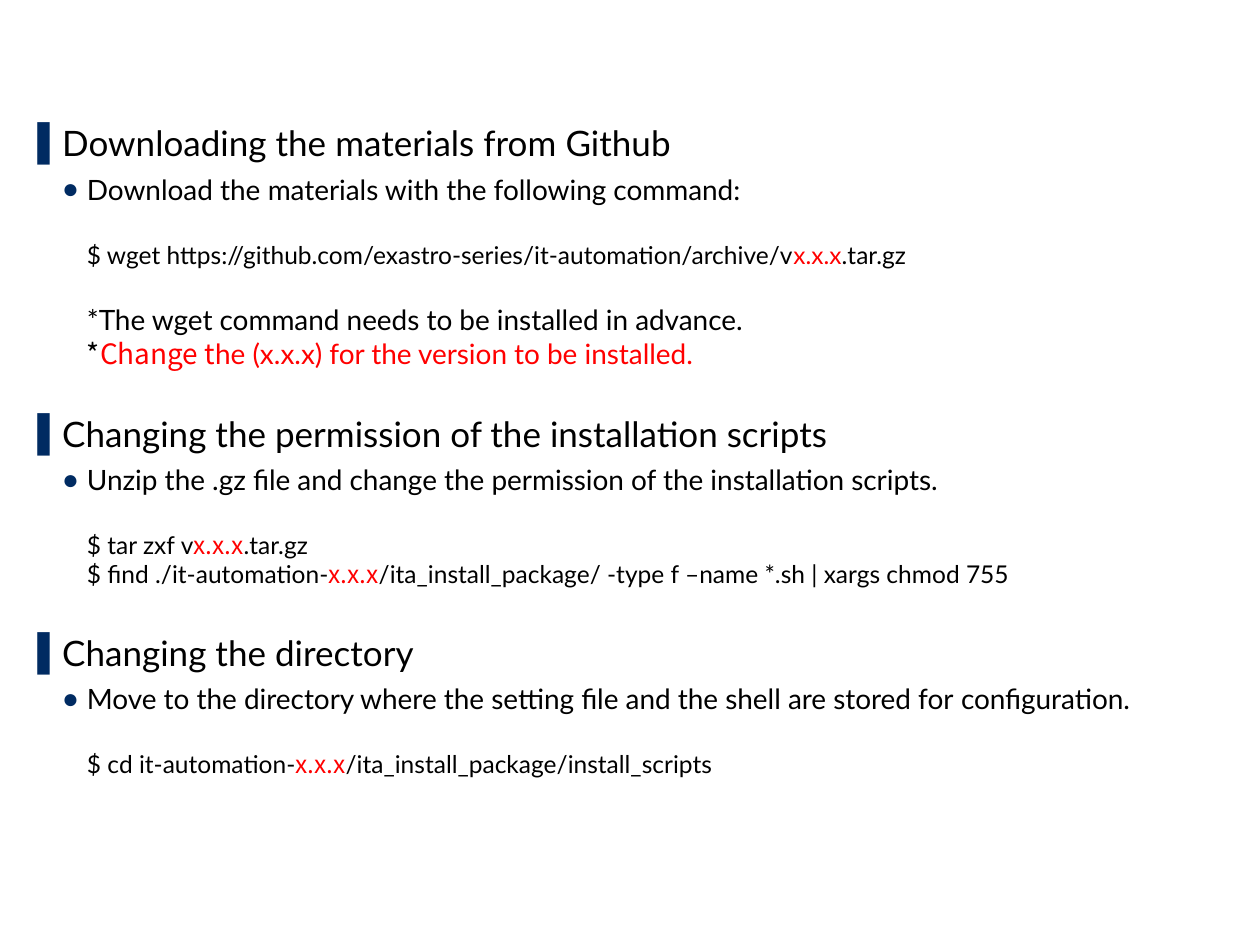
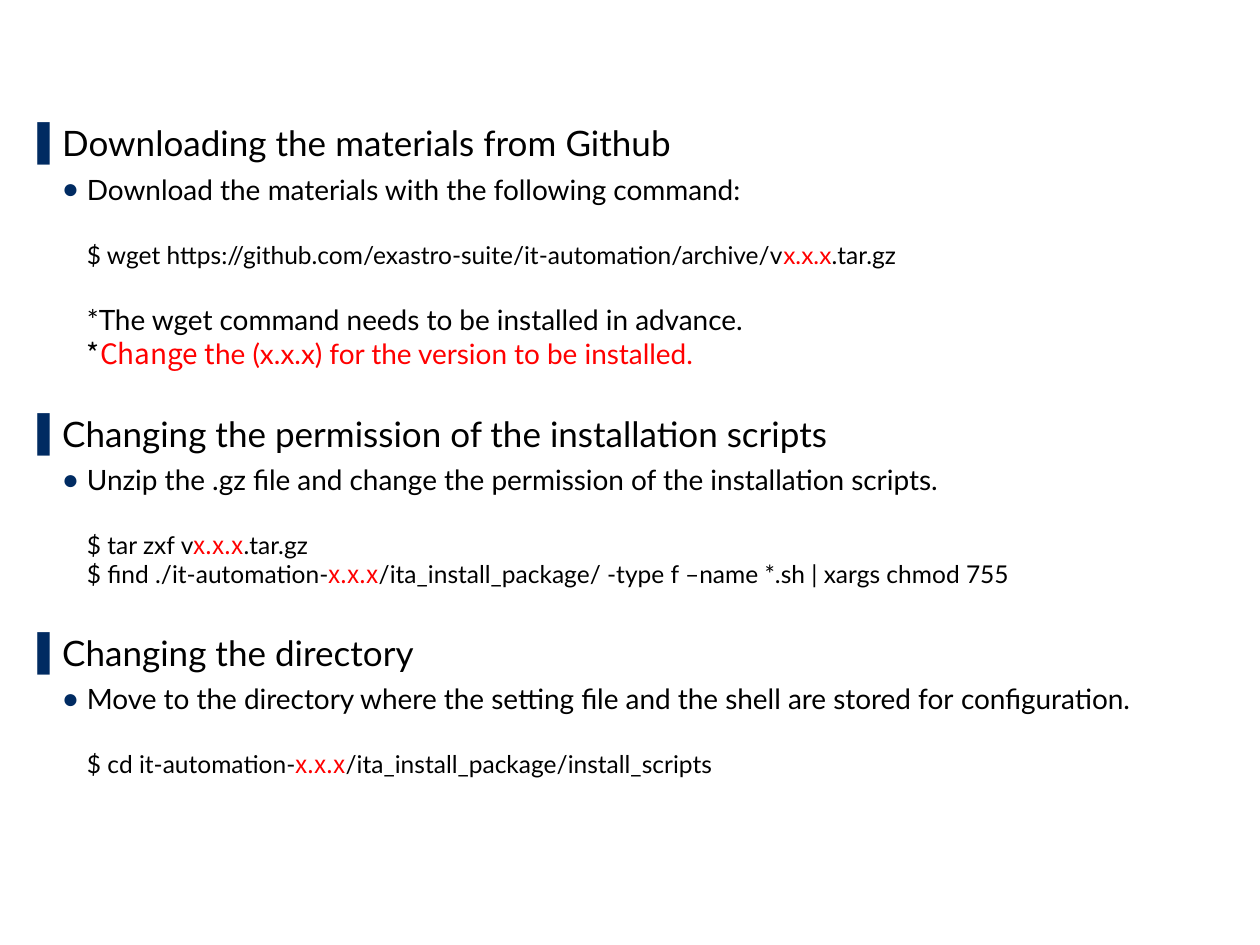
Before and after one commit to exastro-suite/it-automation-docs, a slide deck: slide 13 of asset/Learn/ITA-online-install_en.pptx. Drawn at 1260x945 pixels with LibreOffice and Linux fonts; fonts in the diff are those of the drawing; background and template pictures are left out. Boxes give left, top, right and bottom in pixels: in the first picture for what was removed or moved away, otherwise in the second. Text is boxed around its words. In the diff, an @@ line names an element or a change of style, - is before the commit and + after.

Commit message:
suites > suite ( pdf ppt )

```diff
--- a/asset/Learn/ITA-online-install_en.pptx
+++ b/asset/Learn/ITA-online-install_en.pptx
@@ text at [87, 179, 896, 371]: text changed @@
-  ● Download the materials with the following command:
-    $ wget https://github.com/exastro-series/it-automation/archive/vx.x.x.tar.gz
-    *The wget command needs to be installed in advance.
-    *Change the (x.x.x) for the version to be installed.
+  ● Download the materials with the following command:
+    $ wget https://github.com/exastro-suite/it-automation/archive/vx.x.x.tar.gz
+    *The wget command needs to be installed in advance.
+    *Change the (x.x.x) for the version to be installed.
```
Also in this commit, not shown: 3 other files.
